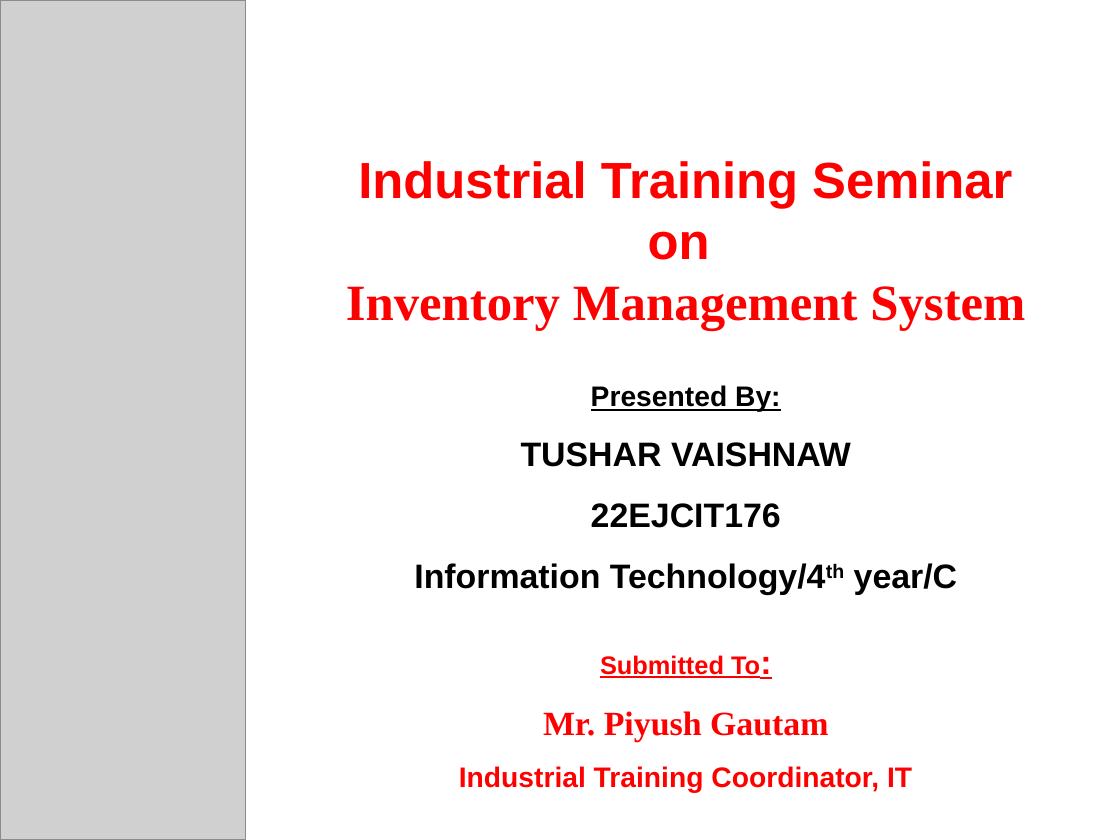
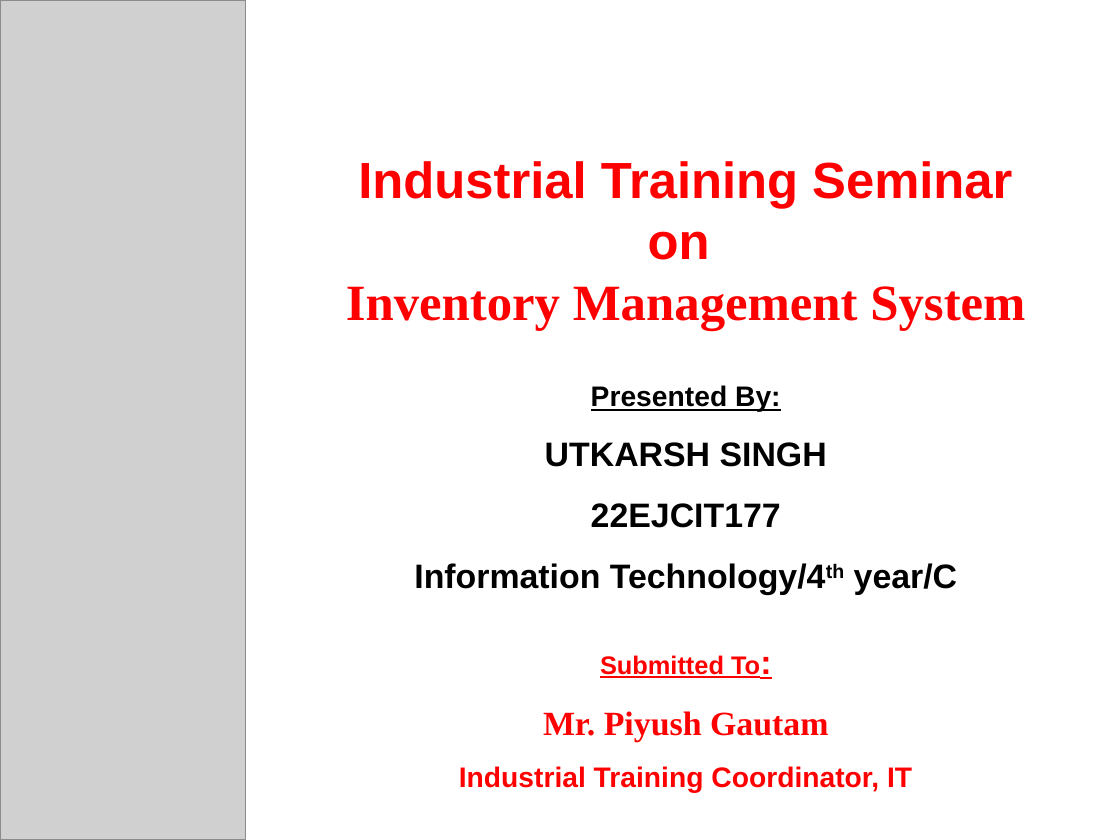
Before and after one commit to TusharVaishnaw/trash, a slide deck: slide 1 of tusharit/Industrial_Training_Presentation_18Sept_2026.pptx. Drawn at 1120x840 pixels with LibreOffice and Linux fonts; fonts in the diff are those of the drawing; grey boxes stand for pictures; background and template pictures are left out. Boxes give left, top, right and bottom in pixels: in the first picture for what was removed or moved away, otherwise in the second. Text is boxed around its words. In the diff, an @@ line names an element or a change of style, - is before the commit and + after.

```diff
--- a/tusharit/Industrial_Training_Presentation_18Sept_2026.pptx
+++ b/tusharit/Industrial_Training_Presentation_18Sept_2026.pptx
@@ text at (x1=545, y1=442, x2=827, y2=528): text changed @@
-TUSHAR VAISHNAW
-22EJCIT176
+UTKARSH SINGH
+22EJCIT177
```
Also in this commit, not shown: 11 other slides changed, 3 slides removed, 3 other files.
